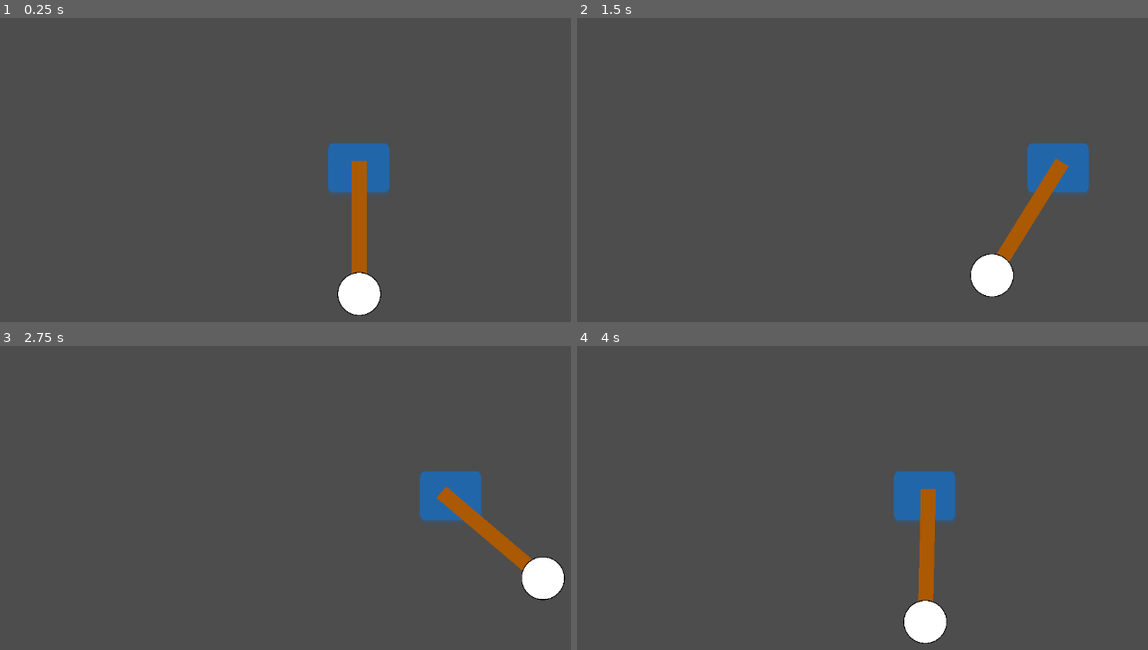
Above: before the commit, frames 1-4 (two rows, left to right).
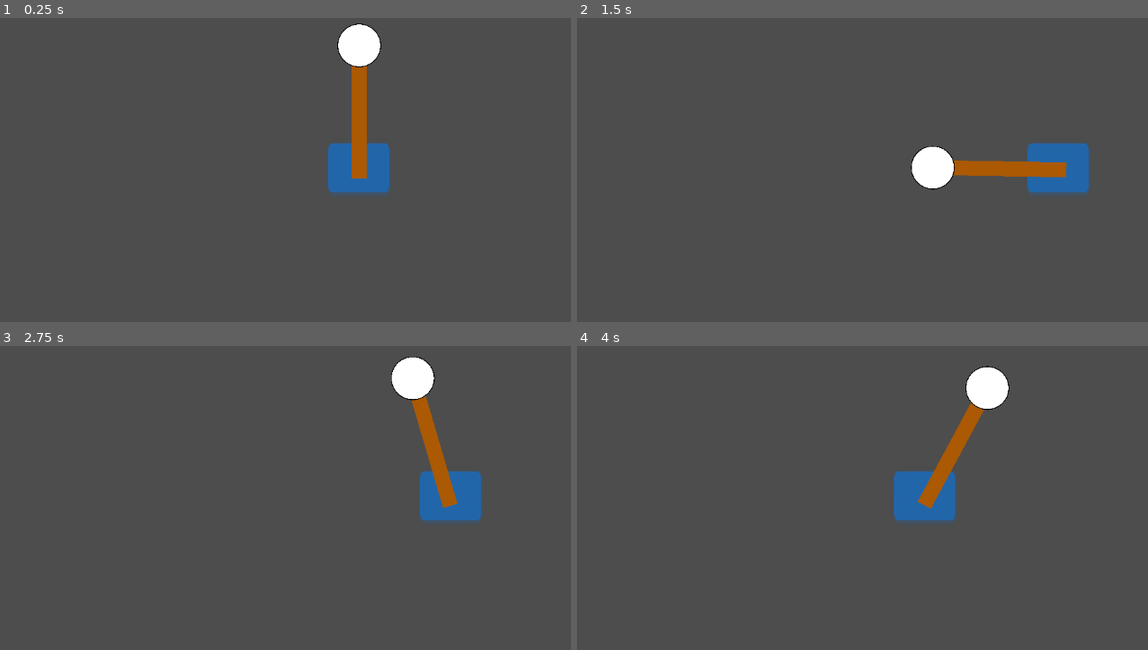
Above: after the commit, the same moments.

Repository: ConjunctionJustin/Upside-Down-Pendulum-Balancer
Game: Godot game, scene res://main.tscn
The game is run twice, just before and just after one commit, with the same random seed, the same clock (stepped at 60 frames per second) and the same inputs.
Inputs:
- Up to frame 1 (0.25 s): no input
- Up to frame 2 (1.5 s): tap Enter at 0.5 s; hold Right (accel_right) 0.53-1.28 s; hold Left (accel_left) from 1.28 s (still down)
- Up to frame 3 (2.75 s): release Left (accel_left) at 2.03 s; hold Right (accel_right) from 2.03 s (still down)
- Up to frame 4 (4 s): release Right (accel_right) at 2.78 s; hold Left (accel_left) from 2.78 s (still down)

The runs differ from the first frame. In frame 1, 3.4% of the frame differs, in the area x 59-67%, y 1-98%; in frame 2, 3.4%; in frame 3, 3.4%, in the area x 68-100%, y 3-84%; in frame 4, 3.4%.
Error before the commit: Invalid call. Nonexistent 'Vector2' constructor. (res://Scripts/main.gd:26)

Commit message:
algorithm communication established

Diff:
--- a/Scripts/Algorithm/main_algorithm.gd
+++ b/Scripts/Algorithm/main_algorithm.gd
@@ -1,12 +1,13 @@
 extends Resource
 
 func control_force(root: Node2D) -> float:
-	var motor = root.get_child(0)
-	var pendulum = root.get_child(1)
+	var motor: RigidBody2D = root.get_node("Motor")
+	var pendulum: RigidBody2D = root.get_node("Pendulum")
 
-	var force: float = 5 * (pendulum.transform.x - motor.transform.x)
+	var force: float = 0.1 * (pendulum.transform.origin.x - motor.transform.origin.x)**3
 	if abs(force) > motor.max_force:
 		force = motor.max_force * sign(force)
+
 	return force
 
 func test() -> String:
--- a/Scripts/main.gd
+++ b/Scripts/main.gd
@@ -17,7 +17,7 @@
 func _process(delta: float) -> void:
 	var force = 0;
 
-	force = algorithm.test()
+	force = algorithm.control_force(self)
 
 	if Input.is_action_pressed("accel_left"):
 		force = -max_force;
--- a/main.tscn
+++ b/main.tscn
@@ -55,8 +55,8 @@
 shape = SubResource("RectangleShape2D_vrdmp")
 
 [node name="Pendulum" type="RigidBody2D" parent="."]
-position = Vector2(576, 538)
-rotation = 1.5708
+position = Vector2(576, 138)
+rotation = -1.5708
 metadata/_edit_group_ = true
 
 [node name="Pendulum Rod" type="StaticBody2D" parent="Pendulum"]
